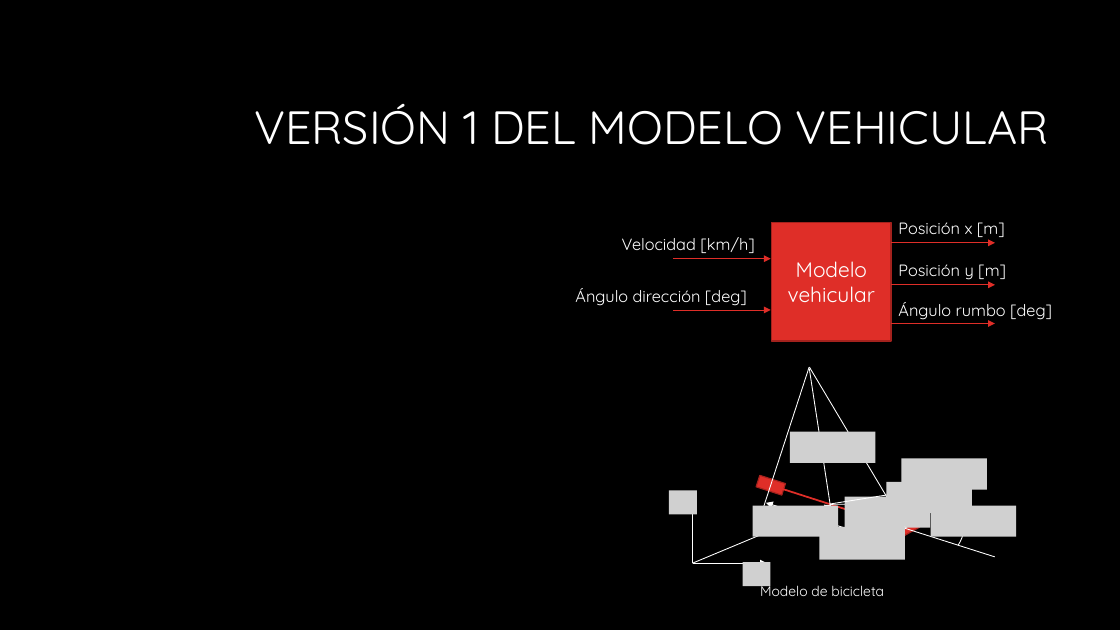
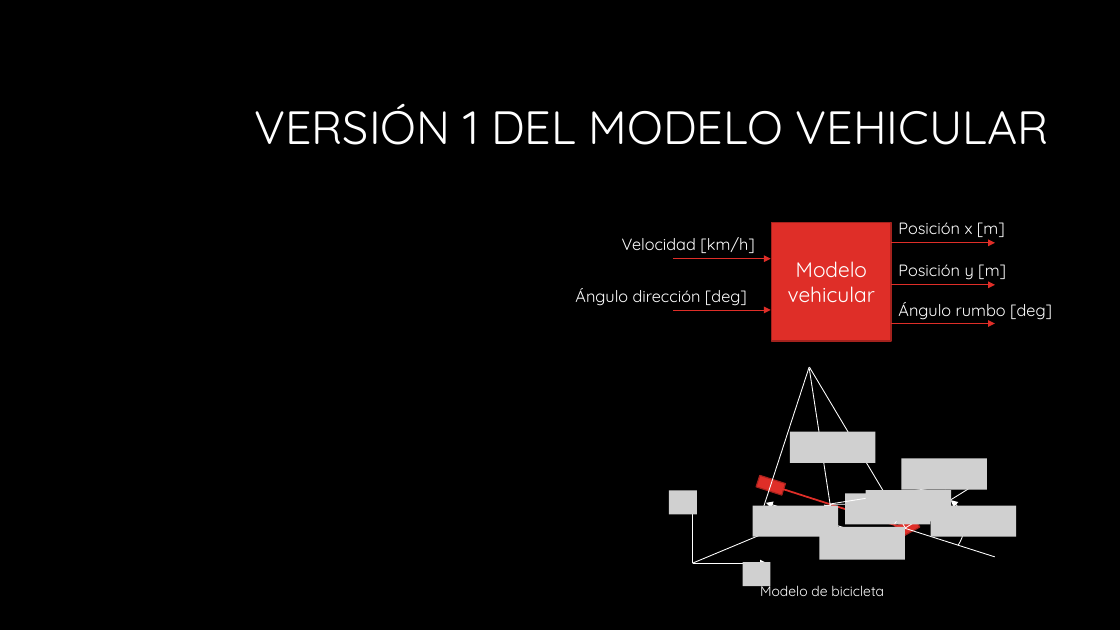
Before and after one commit to bpintos/smart-trajectory-planning, a slide deck: slide 2 of 01_ProjectManagement/02_Meetings/20201108_Email_ModeloVehiculoInicial/20201108_ModeloVehiculoInicial_BorjaPintos.pptx. Drawn at 1120x630 pixels with LibreOffice and Linux fonts; fonts in the diff are those of the drawing; grey boxes stand for pictures; background and template pictures are left out. Boxes give left, top, right and bottom in pixels: in the first picture for what was removed or moved away, otherwise in the second. Text is boxed around its words. In the diff, an @@ line names an element or a change of style, - is before the commit and + after.

Commit message:
Correction in the beta angle of the bicycle model picture.

```diff
--- a/01_ProjectManagement/02_Meetings/20201108_Email_ModeloVehiculoInicial/20201108_ModeloVehiculoInicial_BorjaPintos.pptx
+++ b/01_ProjectManagement/02_Meetings/20201108_Email_ModeloVehiculoInicial/20201108_ModeloVehiculoInicial_BorjaPintos.pptx
@@ picture: place and size @@
-picture at bbox=[845, 497, 931, 528]
+picture at bbox=[845, 493, 931, 524]
@@ arc (boxed as its full ellipse) at bbox=[849, 481, 907, 538]: proportions changed; rotation 49 to 22 degrees @@
@@ picture: place and size @@
-picture at bbox=[886, 482, 972, 513]
+picture at bbox=[866, 491, 952, 522]
```
Also in this commit, not shown: 1 other file.
